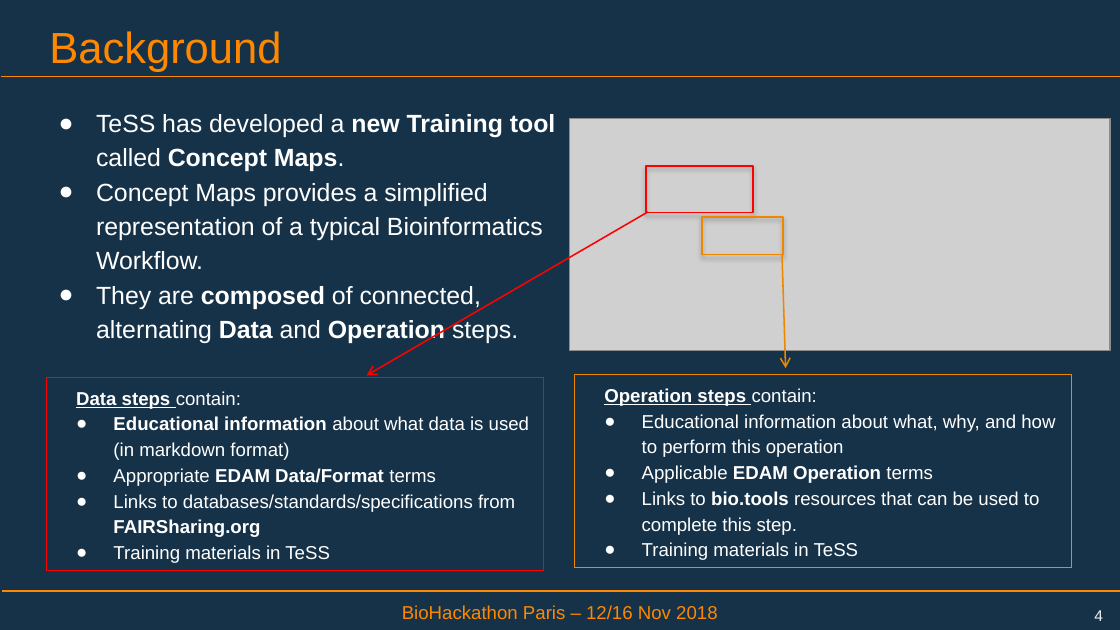
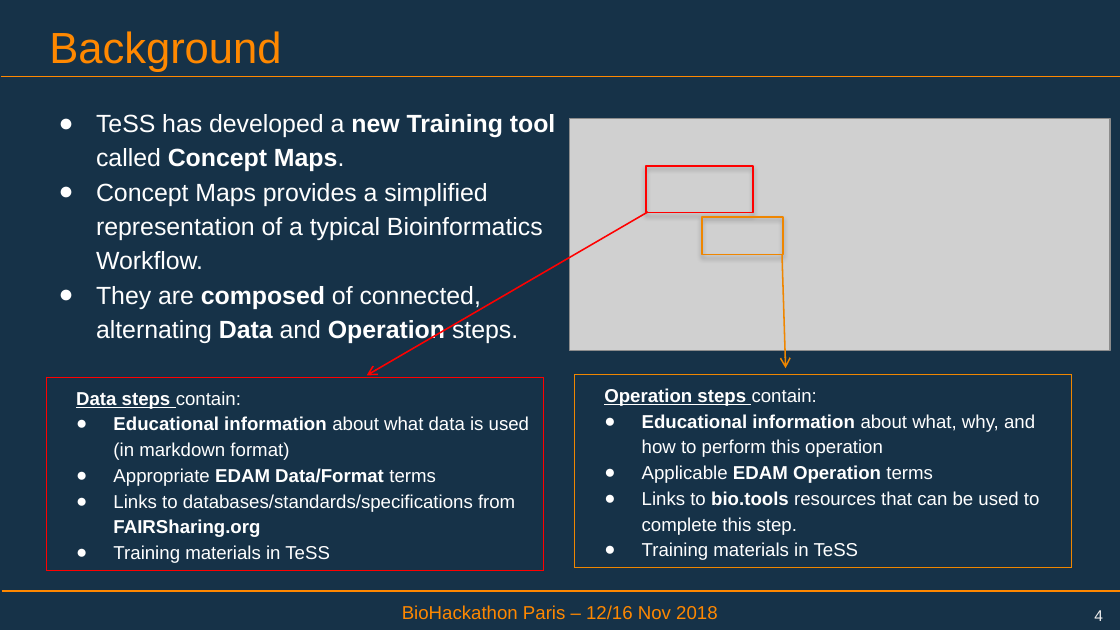
Before and after one commit to elixir-europe/BioHackathon, a slide deck: slide 4 of tools/Import workflows into TeSS Concept Maps/Biohackathon-TeSS-ConceptMaps.pptx. Drawn at 1120x630 pixels with LibreOffice and Linux fonts; fonts in the diff are those of the drawing; grey boxes stand for pictures; background and template pictures are left out. Boxes give left, top, right and bottom in pixels: in the first picture for what was removed or moved away, otherwise in the second. Text is boxed around its words. In the diff, an @@ line names an element or a change of style, - is before the commit and + after.

```diff
--- a/tools/Import workflows into TeSS Concept Maps/Biohackathon-TeSS-ConceptMaps.pptx
+++ b/tools/Import workflows into TeSS Concept Maps/Biohackathon-TeSS-ConceptMaps.pptx
@@ text in rectangle at bbox=[642, 414, 1035, 457]: bold on in "Educational information" @@
```
Also in this commit, not shown: 5 other slides changed.
